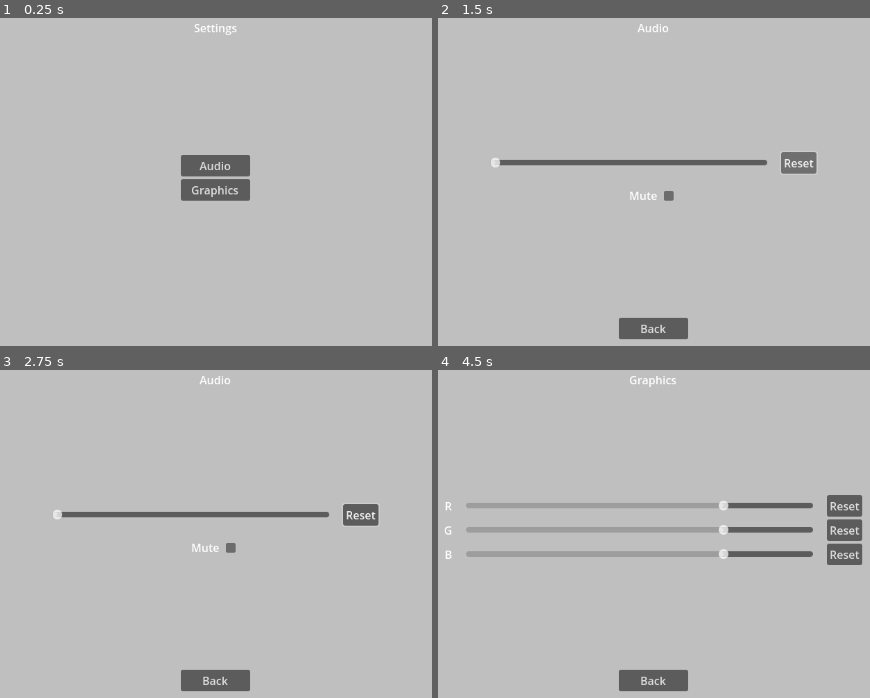
Above: before the commit, frames 1-4 (two rows, left to right).
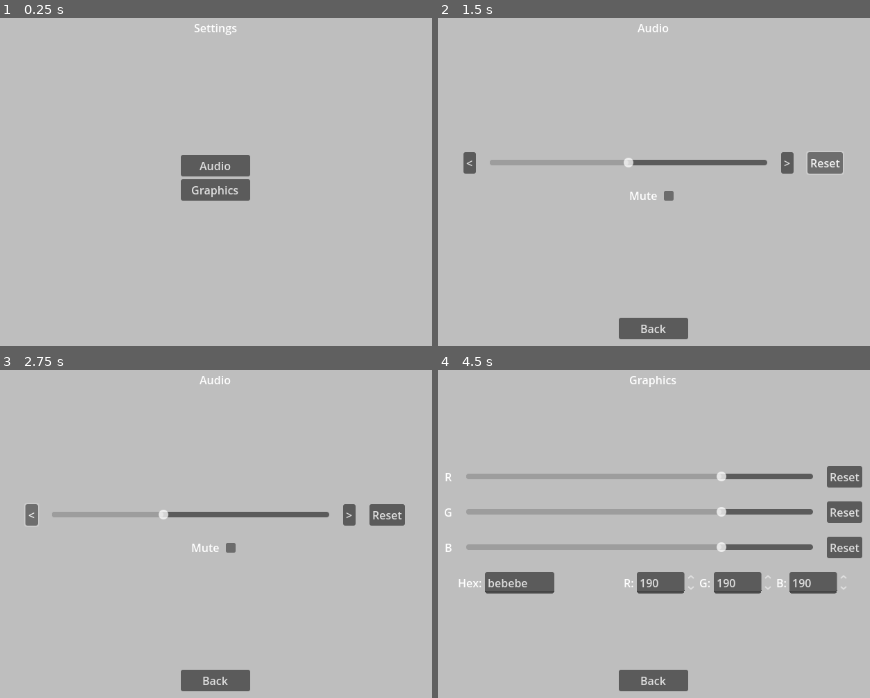
Above: after the commit, the same moments.

Repository: joshuajenner/godot_classroom_ui_study
Game: Godot game, scene res://prompt_2/prompt_2.tscn
Two runs of this game, one before a commit and one after it. Both use one fixed random seed, a clock stepped at 60 frames per second and the inputs below. The project has no main scene, so this scene is started directly.
Inputs (mouse positions are in pixels of both pictures, inside the frame that each line leads up to):
- Up to frame 1 (0.25 s): no input
- Up to frame 2 (1.5 s): click "Audio" at 0.5 s; click "Reset" at 1.25 s
- Up to frame 3 (2.75 s): click (30, 514) at 2 s, where only the run after the commit has a clickable "<"
- Up to frame 4 (4.5 s): click (666, 547) at 2.75 s; click "Back" at 3.5 s; click "Graphics" at 4.25 s

The runs differ from the first frame. In frame 2, 1.4% of the frame differs, in the area x 5-94%, y 40-48%; in frame 3, 1.3%; in frame 4, 13%, in the area x 1-99%, y 29-69%.

Commit message:
Finished prompt 2

Diff:
--- /dev/null
+++ b/default_bus_layout.tres
@@ -0,0 +1,3 @@
+[gd_resource type="AudioBusLayout" format=3 uid="uid://cclmq0nrbg3ib"]
+
+[resource]
--- a/prompt_1/prompt_1.gd
+++ b/prompt_1/prompt_1.gd
@@ -2,7 +2,6 @@
 
 
 @onready var count_label: Label = $Label
-
 
 var count: int = 0
 
--- a/prompt_1/prompt_1.tscn
+++ b/prompt_1/prompt_1.tscn
@@ -22,37 +22,37 @@
 size_flags_vertical = 4
 theme_override_constants/separation = 10
 
-[node name="Button" type="Button" parent="HBoxContainer"]
+[node name="Sub100Button" type="Button" parent="HBoxContainer"]
 custom_minimum_size = Vector2(100, 0)
 layout_mode = 2
 mouse_default_cursor_shape = 2
 text = "-100"
 
-[node name="Button2" type="Button" parent="HBoxContainer"]
+[node name="Sub10Button" type="Button" parent="HBoxContainer"]
 custom_minimum_size = Vector2(100, 0)
 layout_mode = 2
 mouse_default_cursor_shape = 2
 text = "-10"
 
-[node name="Button3" type="Button" parent="HBoxContainer"]
+[node name="Sub1Button" type="Button" parent="HBoxContainer"]
 custom_minimum_size = Vector2(100, 0)
 layout_mode = 2
 mouse_default_cursor_shape = 2
 text = "-1"
 
-[node name="Button4" type="Button" parent="HBoxContainer"]
+[node name="Add1Button" type="Button" parent="HBoxContainer"]
 custom_minimum_size = Vector2(100, 0)
 layout_mode = 2
 mouse_default_cursor_shape = 2
 text = "+1"
 
-[node name="Button5" type="Button" parent="HBoxContainer"]
+[node name="Add10Button" type="Button" parent="HBoxContainer"]
 custom_minimum_size = Vector2(100, 0)
 layout_mode = 2
 mouse_default_cursor_shape = 2
 text = "+10"
 
-[node name="Button6" type="Button" parent="HBoxContainer"]
+[node name="Add100Button" type="Button" parent="HBoxContainer"]
 custom_minimum_size = Vector2(100, 0)
 layout_mode = 2
 mouse_default_cursor_shape = 2
@@ -64,9 +64,9 @@
 size_flags_vertical = 0
 text = "Count: 0"
 
-[connection signal="pressed" from="HBoxContainer/Button" to="." method="add_to_count" binds= [-100]]
-[connection signal="pressed" from="HBoxContainer/Button2" to="." method="add_to_count" binds= [-10]]
-[connection signal="pressed" from="HBoxContainer/Button3" to="." method="add_to_count" binds= [-1]]
-[connection signal="pressed" from="HBoxContainer/Button4" to="." method="add_to_count" binds= [1]]
-[connection signal="pressed" from="HBoxContainer/Button5" to="." method="add_to_count" binds= [10]]
-[connection signal="pressed" from="HBoxContainer/Button6" to="." method="add_to_count" binds= [100]]
+[connection signal="pressed" from="HBoxContainer/Sub100Button" to="." method="add_to_count" binds= [-100]]
+[connection signal="pressed" from="HBoxContainer/Sub10Button" to="." method="add_to_count" binds= [-10]]
+[connection signal="pressed" from="HBoxContainer/Sub1Button" to="." method="add_to_count" binds= [-1]]
+[connection signal="pressed" from="HBoxContainer/Add1Button" to="." method="add_to_count" binds= [1]]
+[connection signal="pressed" from="HBoxContainer/Add10Button" to="." method="add_to_count" binds= [10]]
+[connection signal="pressed" from="HBoxContainer/Add100Button" to="." method="add_to_count" binds= [100]]
--- a/prompt_2/prompt_2.gd
+++ b/prompt_2/prompt_2.gd
@@ -7,82 +7,201 @@
 
 @onready var background: ColorRect = $Background
 
-@onready var slider_r: HSlider = %SliderR
-@onready var slider_g: HSlider = %SliderG
-@onready var slider_b: HSlider = %SliderB
-
-@onready var audio_slider: HSlider = %AudioSlider
-@onready var audio_reset_button: Button = %AudioResetButton
-
-const RESET_COLOR: Color = Color.GRAY
-var current_color: Color = RESET_COLOR
+@onready var red_slider: HSlider = %RedSlider
+@onready var green_slider: HSlider = %GreenSlider
+@onready var blue_slider: HSlider = %BlueSlider
+
+@onready var volume_slider: HSlider = %VolumeSlider
+@onready var volume_reset_button: Button = %VolumeResetButton
+
+@onready var button_sfx: AudioStreamPlayer = $ButtonSFX
+@onready var volume_change_sfx: AudioStreamPlayer = $VolumeChangeSFX
+
+@onready var hex_edit: LineEdit = %HexEdit
+@onready var red_spin_box: SpinBox = %RedSpinBox
+@onready var green_spin_box: SpinBox = %GreenSpinBox
+@onready var blue_spin_box: SpinBox = %BlueSpinBox
+
+
+const DEFAULT_COLOR: Color = Color.GRAY
+var current_color: Color = DEFAULT_COLOR
+
+const DEFAULT_VOLUME: float = 0.5
+const VOLUME_STEP: float = 0.1
 
 
 func _ready() -> void:
-	reset_r()
-	reset_g()
-	reset_b()
+	background.color = DEFAULT_COLOR
+	set_master_bus_volume(DEFAULT_VOLUME)
+	setup_audio_controls()
+	setup_graphics_controls()
 	show_settings()
 
 
-
 # ---------- Audio ----------
 
+func setup_audio_controls() -> void:
+	volume_slider.value = DEFAULT_VOLUME
+
+
 func _on_mute_check_box_toggled(toggled_on: bool) -> void:
-	audio_slider.editable = not toggled_on
-	audio_reset_button.disabled = toggled_on
+	volume_slider.editable = not toggled_on
+	volume_reset_button.disabled = toggled_on
+	var bus_index: int = AudioServer.get_bus_index("Master")
+	AudioServer.set_bus_mute(bus_index, toggled_on)
+	play_button_sfx()
+
+
+func set_master_bus_volume(volume: float) -> void:
+	var bus_index: int = AudioServer.get_bus_index("Master")
+	AudioServer.set_bus_volume_linear(bus_index, volume)
+
+
+func _on_audio_slider_drag_ended(value_changed: bool) -> void:
+	set_master_bus_volume(volume_slider.value)
+	play_volume_change_sfx()
+
+
+func _on_audio_reset_button_pressed() -> void:
+	volume_slider.value = DEFAULT_VOLUME
+	set_master_bus_volume(volume_slider.value)
+	play_button_sfx()
+
+
+func _on_sub_volume_button_pressed() -> void:
+	volume_slider.value -= VOLUME_STEP
+	set_master_bus_volume(volume_slider.value)
+	play_button_sfx()
+
+
+func _on_add_volume_button_pressed() -> void:
+	volume_slider.value += VOLUME_STEP
+	set_master_bus_volume(volume_slider.value)
+	play_button_sfx()
+
+
+# ---------- SFX ----------
+
+func play_button_sfx() -> void:
+	button_sfx.play()
+
+
+func play_volume_change_sfx() -> void:
+	volume_change_sfx.play()
 
 
 # ---------- Graphics ----------
 
-func update_r(value: float) -> void:
-	current_color.r = value
-	background.color = current_color
-
-
-func reset_r() -> void:
-	update_r(RESET_COLOR.r)
-	slider_r.value = RESET_COLOR.r
-
-
-func update_g(value: float) -> void:
-	current_color.g = value
-	background.color = current_color
-
-
-func reset_g() -> void:
-	update_g(RESET_COLOR.g)
-	slider_g.value = RESET_COLOR.g
-
-
-func update_b(value: float) -> void:
-	current_color.b = value
-	background.color = current_color
-
-
-func reset_b() -> void:
-	update_b(RESET_COLOR.b)
-	slider_b.value = RESET_COLOR.b
+func setup_graphics_controls() -> void:
+	red_slider.value = DEFAULT_COLOR.r8
+	green_slider.value = DEFAULT_COLOR.g8
+	blue_slider.value = DEFAULT_COLOR.b8
+	hex_edit.text = DEFAULT_COLOR.to_html(false)
+	red_spin_box.value = DEFAULT_COLOR.r8
+	green_spin_box.value = DEFAULT_COLOR.g8
+	blue_spin_box.value = DEFAULT_COLOR.b8
+
+
+func _on_hex_edit_text_changed(new_text: String) -> void:
+	if Color.html_is_valid(new_text):
+		current_color = Color.html(new_text)
+		red_slider.value = current_color.r8
+		red_spin_box.value = current_color.r8
+		green_slider.value = current_color.g8
+		green_spin_box.value = current_color.g8
+		blue_slider.value = current_color.b8
+		blue_spin_box.value = current_color.b8
+		background.color = current_color
+
+
+func _on_red_slider_value_changed(new_value: float) -> void:
+	current_color.r8 = new_value
+	red_spin_box.value = new_value
+	if not hex_edit.has_focus():
+		hex_edit.text = current_color.to_html(false)
+	background.color = current_color
+
+
+func _on_green_slider_value_changed(new_value: float) -> void:
+	current_color.g8 = new_value
+	green_spin_box.value = new_value
+	if not hex_edit.has_focus():
+		hex_edit.text = current_color.to_html(false)
+	background.color = current_color
+
+
+func _on_blue_slider_value_changed(new_value: float) -> void:
+	current_color.b8 = new_value
+	blue_spin_box.value = new_value
+	if not hex_edit.has_focus():
+		hex_edit.text = current_color.to_html(false)
+	background.color = current_color
+
+
+func _on_red_spin_box_value_changed(new_value: float) -> void:
+	current_color.r8 = new_value
+	red_slider.value = new_value
+	if not hex_edit.has_focus():
+		hex_edit.text = current_color.to_html(false)
+	background.color = current_color
+
+
+func _on_green_spin_box_value_changed(new_value: float) -> void:
+	current_color.g8 = new_value
+	green_slider.value = new_value
+	if not hex_edit.has_focus():
+		hex_edit.text = current_color.to_html(false)
+	background.color = current_color
+
+
+func _on_blue_spin_box_value_changed(new_value: float) -> void:
+	current_color.b8 = new_value
+	blue_slider.value = new_value
+	if not hex_edit.has_focus():
+		hex_edit.text = current_color.to_html(false)
+	background.color = current_color
+
+
+func _on_red_reset_button_pressed() -> void:
+	_on_red_slider_value_changed(DEFAULT_COLOR.r8)
+	red_slider.value = DEFAULT_COLOR.r8
+	play_button_sfx()
+
+
+func _on_green_reset_button_pressed() -> void:
+	_on_green_slider_value_changed(DEFAULT_COLOR.g8)
+	green_slider.value = DEFAULT_COLOR.g8
+	play_button_sfx()
+
+
+func _on_blue_reset_button_pressed() -> void:
+	_on_blue_slider_value_changed(DEFAULT_COLOR.b8)
+	blue_slider.value = DEFAULT_COLOR.b8
+	play_button_sfx()
 
 
 # ---------- Menu Switching ----------
 
 func show_settings() -> void:
 	settings.visible = true
-
 	audio.visible = false
 	graphics.visible = false
 
 
-func show_audio() -> void:
+func _on_switch_to_settings_button_pressed() -> void:
+	show_settings()
+	play_button_sfx()
+
+
+func _on_switch_to_audio_button_pressed() -> void:
 	audio.visible = true
-
 	settings.visible = false
 	graphics.visible = false
-
-
-func show_graphics() -> void:
+	play_button_sfx()
+
+
+func _on_switch_to_graphics_button_pressed() -> void:
 	graphics.visible = true
-
 	settings.visible = false
 	audio.visible = false
+	play_button_sfx()
--- a/prompt_2/prompt_2.tscn
+++ b/prompt_2/prompt_2.tscn
@@ -1,6 +1,8 @@
-[gd_scene load_steps=2 format=3 uid="uid://b3batd03y8aaj"]
+[gd_scene load_steps=4 format=3 uid="uid://b3batd03y8aaj"]
 
 [ext_resource type="Script" uid="uid://cb47sfl5mqosg" path="res://prompt_2/prompt_2.gd" id="1_twgeq"]
+[ext_resource type="AudioStream" uid="uid://dtb8a3wtkx7gt" path="res://prompt_2/click1.ogg" id="2_wg61s"]
+[ext_resource type="AudioStream" uid="uid://ba5p6ftf8a3wp" path="res://prompt_2/jingles_HIT00.ogg" id="3_t74un"]
 
 [node name="Prompt 2" type="MarginContainer"]
 anchors_preset = 15
@@ -15,55 +17,55 @@
 color = Color(0.498039, 0.498039, 0.498039, 1)
 
 [node name="Settings" type="VBoxContainer" parent="."]
+layout_mode = 2
+alignment = 1
+
+[node name="Top" type="MarginContainer" parent="Settings"]
+layout_mode = 2
+size_flags_vertical = 3
+
+[node name="Label" type="Label" parent="Settings/Top"]
+layout_mode = 2
+size_flags_horizontal = 4
+text = "Settings"
+
+[node name="Middle" type="MarginContainer" parent="Settings"]
+layout_mode = 2
+size_flags_vertical = 3
+
+[node name="Middle" type="VBoxContainer" parent="Settings/Middle"]
+layout_mode = 2
+size_flags_horizontal = 4
+size_flags_vertical = 4
+
+[node name="SwitchToAudioButton" type="Button" parent="Settings/Middle/Middle"]
+custom_minimum_size = Vector2(100, 0)
+layout_mode = 2
+text = "Audio"
+
+[node name="SwitchToGraphicsButton" type="Button" parent="Settings/Middle/Middle"]
+custom_minimum_size = Vector2(100, 0)
+layout_mode = 2
+text = "Graphics"
+
+[node name="Bottom" type="MarginContainer" parent="Settings"]
+layout_mode = 2
+size_flags_vertical = 3
+
+[node name="Audio" type="VBoxContainer" parent="."]
 visible = false
 layout_mode = 2
 alignment = 1
 
-[node name="Top" type="MarginContainer" parent="Settings"]
-layout_mode = 2
-size_flags_vertical = 3
-
-[node name="Label" type="Label" parent="Settings/Top"]
-layout_mode = 2
-size_flags_horizontal = 4
-text = "Settings"
-
-[node name="Middle" type="MarginContainer" parent="Settings"]
-layout_mode = 2
-size_flags_vertical = 3
-
-[node name="Middle" type="VBoxContainer" parent="Settings/Middle"]
-layout_mode = 2
-size_flags_horizontal = 4
-size_flags_vertical = 4
-
-[node name="AudioButton" type="Button" parent="Settings/Middle/Middle"]
-custom_minimum_size = Vector2(100, 0)
-layout_mode = 2
+[node name="Top" type="MarginContainer" parent="Audio"]
+layout_mode = 2
+size_flags_vertical = 3
+
+[node name="Label" type="Label" parent="Audio/Top"]
+layout_mode = 2
+size_flags_horizontal = 4
 text = "Audio"
 
-[node name="GraphicsButton" type="Button" parent="Settings/Middle/Middle"]
-custom_minimum_size = Vector2(100, 0)
-layout_mode = 2
-text = "Graphics"
-
-[node name="Bottom" type="MarginContainer" parent="Settings"]
-layout_mode = 2
-size_flags_vertical = 3
-
-[node name="Audio" type="VBoxContainer" parent="."]
-layout_mode = 2
-alignment = 1
-
-[node name="Top" type="MarginContainer" parent="Audio"]
-layout_mode = 2
-size_flags_vertical = 3
-
-[node name="Label" type="Label" parent="Audio/Top"]
-layout_mode = 2
-size_flags_horizontal = 4
-text = "Audio"
-
 [node name="Middle" type="MarginContainer" parent="Audio"]
 layout_mode = 2
 size_flags_vertical = 3
@@ -73,32 +75,44 @@
 theme_override_constants/separation = 20
 alignment = 1
 
-[node name="HBoxContainer" type="HBoxContainer" parent="Audio/Middle/VBoxContainer"]
-layout_mode = 2
-size_flags_horizontal = 4
-size_flags_vertical = 4
-theme_override_constants/separation = 20
-
-[node name="AudioSlider" type="HSlider" parent="Audio/Middle/VBoxContainer/HBoxContainer"]
+[node name="VolumeControls" type="HBoxContainer" parent="Audio/Middle/VBoxContainer"]
+layout_mode = 2
+size_flags_horizontal = 4
+size_flags_vertical = 4
+theme_override_constants/separation = 20
+
+[node name="SubVolumeButton" type="Button" parent="Audio/Middle/VBoxContainer/VolumeControls"]
+unique_name_in_owner = true
+layout_mode = 2
+text = "<"
+
+[node name="VolumeSlider" type="HSlider" parent="Audio/Middle/VBoxContainer/VolumeControls"]
 unique_name_in_owner = true
 custom_minimum_size = Vector2(400, 0)
 layout_mode = 2
 size_flags_vertical = 4
-
-[node name="AudioResetButton" type="Button" parent="Audio/Middle/VBoxContainer/HBoxContainer"]
+max_value = 1.0
+step = 0.1
+
+[node name="AddVolumeButton" type="Button" parent="Audio/Middle/VBoxContainer/VolumeControls"]
+unique_name_in_owner = true
+layout_mode = 2
+text = ">"
+
+[node name="VolumeResetButton" type="Button" parent="Audio/Middle/VBoxContainer/VolumeControls"]
 unique_name_in_owner = true
 layout_mode = 2
 text = "Reset"
 
-[node name="HBoxContainer2" type="HBoxContainer" parent="Audio/Middle/VBoxContainer"]
-layout_mode = 2
-alignment = 1
-
-[node name="Label" type="Label" parent="Audio/Middle/VBoxContainer/HBoxContainer2"]
+[node name="MuteControls" type="HBoxContainer" parent="Audio/Middle/VBoxContainer"]
+layout_mode = 2
+alignment = 1
+
+[node name="Label" type="Label" parent="Audio/Middle/VBoxContainer/MuteControls"]
 layout_mode = 2
 text = "Mute"
 
-[node name="MuteCheckBox" type="CheckBox" parent="Audio/Middle/VBoxContainer/HBoxContainer2"]
+[node name="MuteCheckBox" type="CheckBox" parent="Audio/Middle/VBoxContainer/MuteControls"]
 layout_mode = 2
 size_flags_vertical = 4
 
@@ -106,7 +120,7 @@
 layout_mode = 2
 size_flags_vertical = 3
 
-[node name="BackButton" type="Button" parent="Audio/Bottom"]
+[node name="SwitchToSettingsButton" type="Button" parent="Audio/Bottom"]
 custom_minimum_size = Vector2(100, 0)
 layout_mode = 2
 size_flags_horizontal = 4
@@ -132,93 +146,156 @@
 
 [node name="VBoxContainer" type="VBoxContainer" parent="Graphics/Middle"]
 layout_mode = 2
-alignment = 1
-
-[node name="R" type="HBoxContainer" parent="Graphics/Middle/VBoxContainer"]
-layout_mode = 2
-theme_override_constants/separation = 20
-alignment = 1
-
-[node name="Label" type="Label" parent="Graphics/Middle/VBoxContainer/R"]
+theme_override_constants/separation = 20
+alignment = 1
+
+[node name="RedControls" type="HBoxContainer" parent="Graphics/Middle/VBoxContainer"]
+layout_mode = 2
+theme_override_constants/separation = 20
+alignment = 1
+
+[node name="Label" type="Label" parent="Graphics/Middle/VBoxContainer/RedControls"]
 layout_mode = 2
 text = "R"
 
-[node name="SliderR" type="HSlider" parent="Graphics/Middle/VBoxContainer/R"]
+[node name="RedSlider" type="HSlider" parent="Graphics/Middle/VBoxContainer/RedControls"]
 unique_name_in_owner = true
 custom_minimum_size = Vector2(500, 0)
 layout_mode = 2
 size_flags_vertical = 4
-max_value = 1.0
-step = 0.01
-
-[node name="ResetButtonR" type="Button" parent="Graphics/Middle/VBoxContainer/R"]
+max_value = 255.0
+
+[node name="RedResetButton" type="Button" parent="Graphics/Middle/VBoxContainer/RedControls"]
 layout_mode = 2
 size_flags_vertical = 4
 text = "Reset"
 
-[node name="G" type="HBoxContainer" parent="Graphics/Middle/VBoxContainer"]
-layout_mode = 2
-theme_override_constants/separation = 20
-alignment = 1
-
-[node name="Label" type="Label" parent="Graphics/Middle/VBoxContainer/G"]
+[node name="GreenControls" type="HBoxContainer" parent="Graphics/Middle/VBoxContainer"]
+layout_mode = 2
+theme_override_constants/separation = 20
+alignment = 1
+
+[node name="Label" type="Label" parent="Graphics/Middle/VBoxContainer/GreenControls"]
 layout_mode = 2
 text = "G"
 
-[node name="SliderG" type="HSlider" parent="Graphics/Middle/VBoxContainer/G"]
+[node name="GreenSlider" type="HSlider" parent="Graphics/Middle/VBoxContainer/GreenControls"]
 unique_name_in_owner = true
 custom_minimum_size = Vector2(500, 0)
 layout_mode = 2
 size_flags_vertical = 4
-max_value = 1.0
-step = 0.01
-
-[node name="ResetButtonG" type="Button" parent="Graphics/Middle/VBoxContainer/G"]
+max_value = 255.0
+
+[node name="GreenResetButton" type="Button" parent="Graphics/Middle/VBoxContainer/GreenControls"]
 layout_mode = 2
 size_flags_vertical = 4
 text = "Reset"
 
-[node name="B" type="HBoxContainer" parent="Graphics/Middle/VBoxContainer"]
-layout_mode = 2
-theme_override_constants/separation = 20
-alignment = 1
-
-[node name="Label" type="Label" parent="Graphics/Middle/VBoxContainer/B"]
+[node name="BlueControls" type="HBoxContainer" parent="Graphics/Middle/VBoxContainer"]
+layout_mode = 2
+theme_override_constants/separation = 20
+alignment = 1
+
+[node name="Label" type="Label" parent="Graphics/Middle/VBoxContainer/BlueControls"]
 layout_mode = 2
 text = "B"
 
-[node name="SliderB" type="HSlider" parent="Graphics/Middle/VBoxContainer/B"]
+[node name="BlueSlider" type="HSlider" parent="Graphics/Middle/VBoxContainer/BlueControls"]
 unique_name_in_owner = true
 custom_minimum_size = Vector2(500, 0)
 layout_mode = 2
 size_flags_vertical = 4
-max_value = 1.0
-step = 0.01
-
-[node name="ResetButtonB" type="Button" parent="Graphics/Middle/VBoxContainer/B"]
+max_value = 255.0
+
+[node name="BlueResetButton" type="Button" parent="Graphics/Middle/VBoxContainer/BlueControls"]
 layout_mode = 2
 size_flags_vertical = 4
 text = "Reset"
 
+[node name="EditControls" type="HBoxContainer" parent="Graphics/Middle/VBoxContainer"]
+layout_mode = 2
+theme_override_constants/separation = 100
+alignment = 1
+
+[node name="HexControls" type="HBoxContainer" parent="Graphics/Middle/VBoxContainer/EditControls"]
+layout_mode = 2
+
+[node name="Label" type="Label" parent="Graphics/Middle/VBoxContainer/EditControls/HexControls"]
+layout_mode = 2
+text = "Hex:"
+
+[node name="HexEdit" type="LineEdit" parent="Graphics/Middle/VBoxContainer/EditControls/HexControls"]
+unique_name_in_owner = true
+custom_minimum_size = Vector2(100, 0)
+layout_mode = 2
+placeholder_text = "#000000"
+max_length = 7
+
+[node name="RGBControls" type="HBoxContainer" parent="Graphics/Middle/VBoxContainer/EditControls"]
+layout_mode = 2
+
+[node name="Label" type="Label" parent="Graphics/Middle/VBoxContainer/EditControls/RGBControls"]
+layout_mode = 2
+text = "R:"
+
+[node name="RedSpinBox" type="SpinBox" parent="Graphics/Middle/VBoxContainer/EditControls/RGBControls"]
+unique_name_in_owner = true
+layout_mode = 2
+max_value = 255.0
+
+[node name="Label2" type="Label" parent="Graphics/Middle/VBoxContainer/EditControls/RGBControls"]
+layout_mode = 2
+text = "G:"
+
+[node name="GreenSpinBox" type="SpinBox" parent="Graphics/Middle/VBoxContainer/EditControls/RGBControls"]
+unique_name_in_owner = true
+layout_mode = 2
+max_value = 255.0
+
+[node name="Label3" type="Label" parent="Graphics/Middle/VBoxContainer/EditControls/RGBControls"]
+layout_mode = 2
+text = "B:"
+
+[node name="BlueSpinBox" type="SpinBox" parent="Graphics/Middle/VBoxContainer/EditControls/RGBControls"]
+unique_name_in_owner = true
+layout_mode = 2
+max_value = 255.0
+
 [node name="Bottom" type="MarginContainer" parent="Graphics"]
 layout_mode = 2
 size_flags_vertical = 3
 
-[node name="BackButton" type="Button" parent="Graphics/Bottom"]
+[node name="SwitchToSettingsButton" type="Button" parent="Graphics/Bottom"]
 custom_minimum_size = Vector2(100, 0)
 layout_mode = 2
 size_flags_horizontal = 4
 size_flags_vertical = 4
 text = "Back"
 
-[connection signal="pressed" from="Settings/Middle/Middle/AudioButton" to="." method="show_audio"]
-[connection signal="pressed" from="Settings/Middle/Middle/GraphicsButton" to="." method="show_graphics"]
-[connection signal="toggled" from="Audio/Middle/VBoxContainer/HBoxContainer2/MuteCheckBox" to="." method="_on_mute_check_box_toggled"]
-[connection signal="pressed" from="Audio/Bottom/BackButton" to="." method="show_settings"]
-[connection signal="value_changed" from="Graphics/Middle/VBoxContainer/R/SliderR" to="." method="update_r"]
-[connection signal="pressed" from="Graphics/Middle/VBoxContainer/R/ResetButtonR" to="." method="reset_r"]
-[connection signal="value_changed" from="Graphics/Middle/VBoxContainer/G/SliderG" to="." method="update_g"]
-[connection signal="pressed" from="Graphics/Middle/VBoxContainer/G/ResetButtonG" to="." method="reset_g"]
-[connection signal="value_changed" from="Graphics/Middle/VBoxContainer/B/SliderB" to="." method="update_b"]
-[connection signal="pressed" from="Graphics/Middle/VBoxContainer/B/ResetButtonB" to="." method="reset_b"]
-[connection signal="pressed" from="Graphics/Bottom/BackButton" to="." method="show_settings"]
+[node name="ButtonSFX" type="AudioStreamPlayer" parent="."]
+stream = ExtResource("2_wg61s")
+volume_db = -5.0
+
+[node name="VolumeChangeSFX" type="AudioStreamPlayer" parent="."]
+stream = ExtResource("3_t74un")
+volume_db = -5.0
+
+[connection signal="pressed" from="Settings/Middle/Middle/SwitchToAudioButton" to="." method="_on_switch_to_audio_button_pressed"]
+[connection signal="pressed" from="Settings/Middle/Middle/SwitchToGraphicsButton" to="." method="_on_switch_to_graphics_button_pressed"]
+[connection signal="pressed" from="Audio/Middle/VBoxContainer/VolumeControls/SubVolumeButton" to="." method="_on_sub_volume_button_pressed"]
+[connection signal="drag_ended" from="Audio/Middle/VBoxContainer/VolumeControls/VolumeSlider" to="." method="_on_audio_slider_drag_ended"]
+[connection signal="pressed" from="Audio/Middle/VBoxContainer/VolumeControls/AddVolumeButton" to="." method="_on_add_volume_button_pressed"]
+[connection signal="pressed" from="Audio/Middle/VBoxContainer/VolumeControls/VolumeResetButton" to="." method="_on_audio_reset_button_pressed"]
+[connection signal="toggled" from="Audio/Middle/VBoxContainer/MuteControls/MuteCheckBox" to="." method="_on_mute_check_box_toggled"]
+[connection signal="pressed" from="Audio/Bottom/SwitchToSettingsButton" to="." method="_on_switch_to_settings_button_pressed"]
+[connection signal="value_changed" from="Graphics/Middle/VBoxContainer/RedControls/RedSlider" to="." method="_on_red_slider_value_changed"]
+[connection signal="pressed" from="Graphics/Middle/VBoxContainer/RedControls/RedResetButton" to="." method="_on_red_reset_button_pressed"]
+[connection signal="value_changed" from="Graphics/Middle/VBoxContainer/GreenControls/GreenSlider" to="." method="_on_green_slider_value_changed"]
+[connection signal="pressed" from="Graphics/Middle/VBoxContainer/GreenControls/GreenResetButton" to="." method="_on_green_reset_button_pressed"]
+[connection signal="value_changed" from="Graphics/Middle/VBoxContainer/BlueControls/BlueSlider" to="." method="_on_blue_slider_value_changed"]
+[connection signal="pressed" from="Graphics/Middle/VBoxContainer/BlueControls/BlueResetButton" to="." method="_on_blue_reset_button_pressed"]
+[connection signal="text_changed" from="Graphics/Middle/VBoxContainer/EditControls/HexControls/HexEdit" to="." method="_on_hex_edit_text_changed"]
+[connection signal="value_changed" from="Graphics/Middle/VBoxContainer/EditControls/RGBControls/RedSpinBox" to="." method="_on_red_spin_box_value_changed"]
+[connection signal="value_changed" from="Graphics/Middle/VBoxContainer/EditControls/RGBControls/GreenSpinBox" to="." method="_on_green_spin_box_value_changed"]
+[connection signal="value_changed" from="Graphics/Middle/VBoxContainer/EditControls/RGBControls/BlueSpinBox" to="." method="_on_blue_spin_box_value_changed"]
+[connection signal="pressed" from="Graphics/Bottom/SwitchToSettingsButton" to="." method="_on_switch_to_settings_button_pressed"]
Not shown, added: credits.txt
Not shown, added: prompt_2/click1.ogg.import
Not shown, added: prompt_2/jingles_HIT00.ogg.import
Not shown, added: prompt_2/click1.ogg
Not shown, added: prompt_2/jingles_HIT00.ogg
